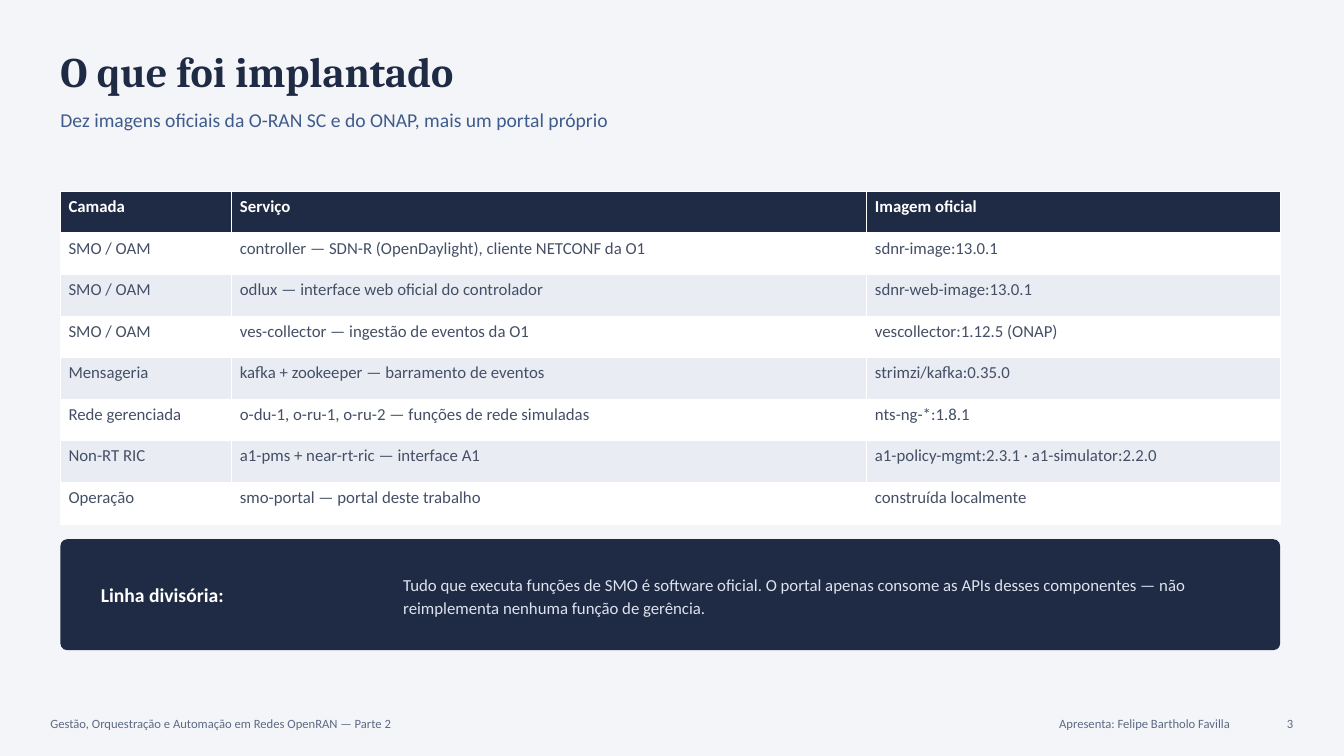
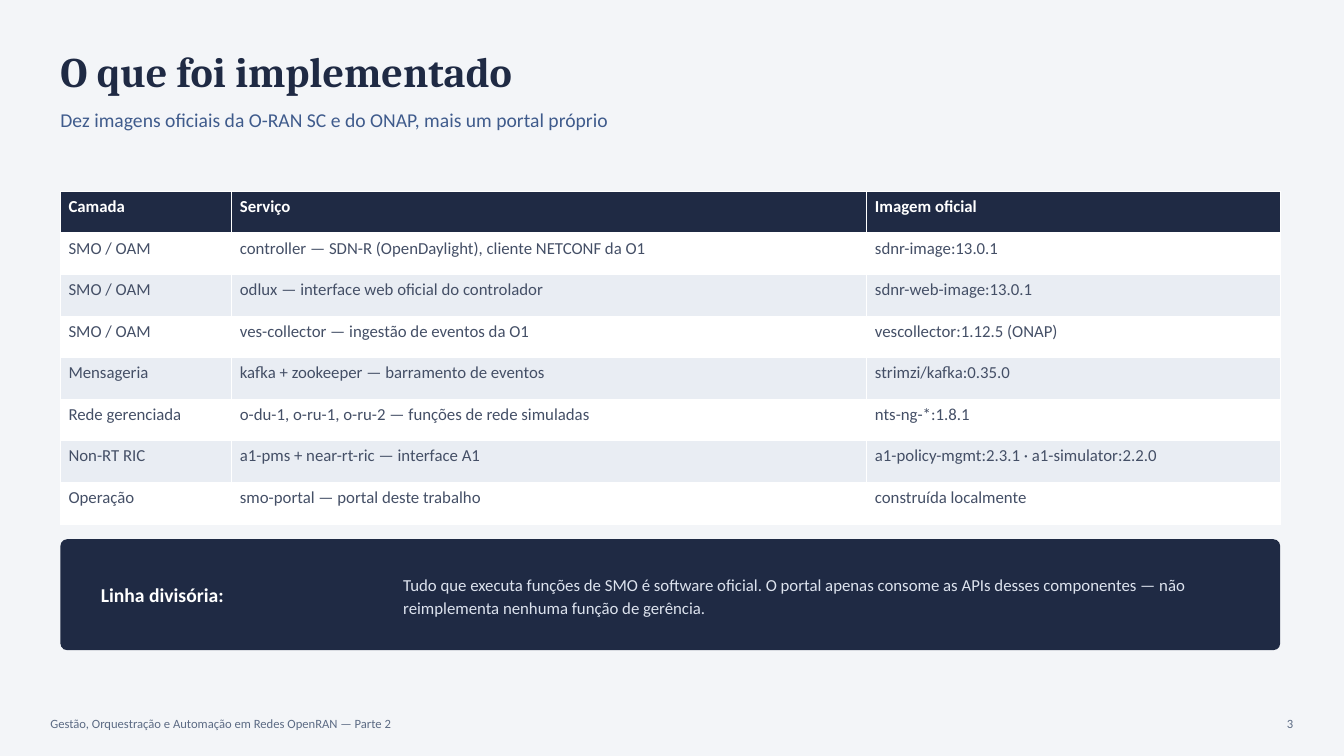
Before and after one commit to felipefavilla/smo-openran, a slide deck: slide 3 of docs/Apresentacao_Parte2_SMO_OpenRAN.pptx. Drawn at 1344x756 pixels with LibreOffice and Linux fonts; fonts in the diff are those of the drawing. Boxes give left, top, right and bottom in pixels: in the first picture for what was removed or moved away, otherwise in the second. Text is boxed around its words. In the diff, an @@ line names an element or a change of style, - is before the commit and + after.

```diff
--- a/docs/Apresentacao_Parte2_SMO_OpenRAN.pptx
+++ b/docs/Apresentacao_Parte2_SMO_OpenRAN.pptx
@@ text at (x1=60, y1=57, x2=512, y2=96): text changed @@
-O que foi implantado
+O que foi implementado
@@ text removed at (x1=1059, y1=719, x2=1230, y2=730) @@
-Apresenta: Felipe Bartholo Favilla
```
Also in this commit, not shown: 16 other slides changed, 27 other files.
